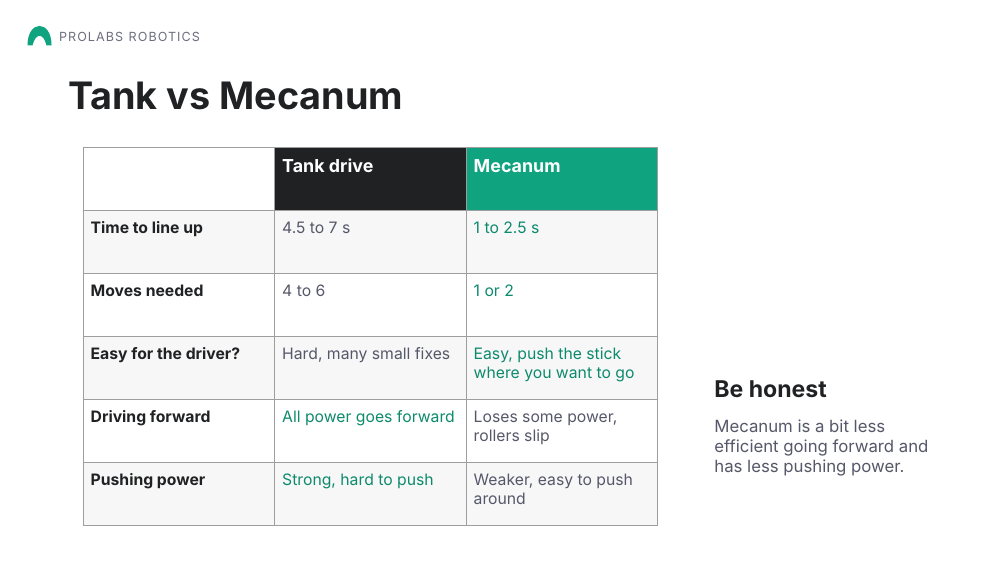
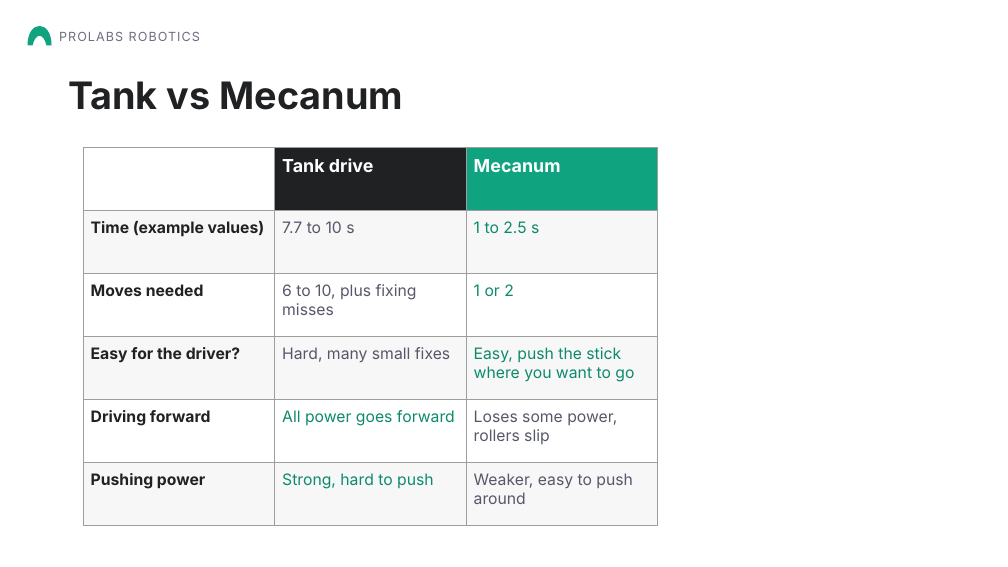
Before and after one commit to Aarav-111/FTC-Bangalore-Resources, a slide deck: slide 10 of FTC Chassis options/Mecanum Wheels Presentation.pptx (slide 11 before the commit). Drawn at 1008x567 pixels with LibreOffice and Linux fonts; fonts in the diff are those of the drawing; background and template pictures are left out. Boxes give left, top, right and bottom in pixels: in the first picture for what was removed or moved away, otherwise in the second. Text is boxed around its words. In the diff, an @@ line names an element or a change of style, - is before the commit and + after.

```diff
--- a/FTC Chassis options/Mecanum Wheels Presentation.pptx
+++ b/FTC Chassis options/Mecanum Wheels Presentation.pptx
@@ table at (83,147,657,508) @@
-row 2, column 1: Time to line up
+row 2, column 1: Time (example values)
-row 2, column 2: 4.5 to 7 s
+row 2, column 2: 7.7 to 10 s
-row 3, column 2: 4 to 6
+row 3, column 2: 6 to 10, plus fixing misses
@@ text removed at (714,380,827,398) @@
-Be honest
@@ text removed at (714,419,929,476) @@
-Mecanum is a bit less efficient going forward and has less pushing power.
```
Also in this commit, not shown: 4 other slides changed, 1 slide added, 7 slides removed, 1 other file.
